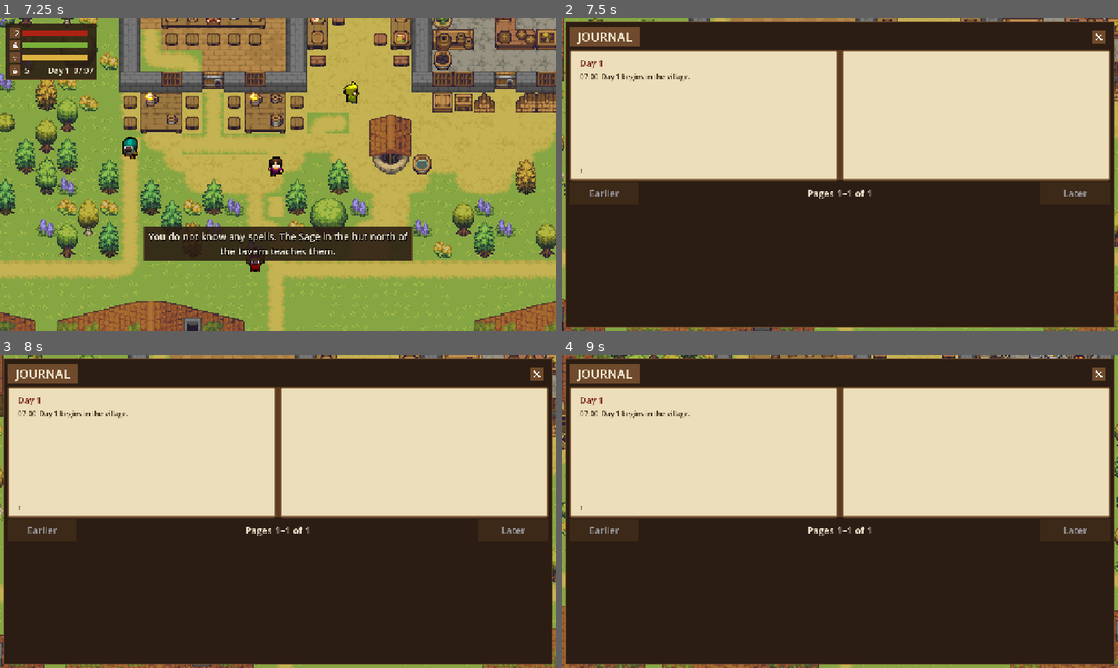
Above: before the commit, frames 1-4 (two rows, left to right).
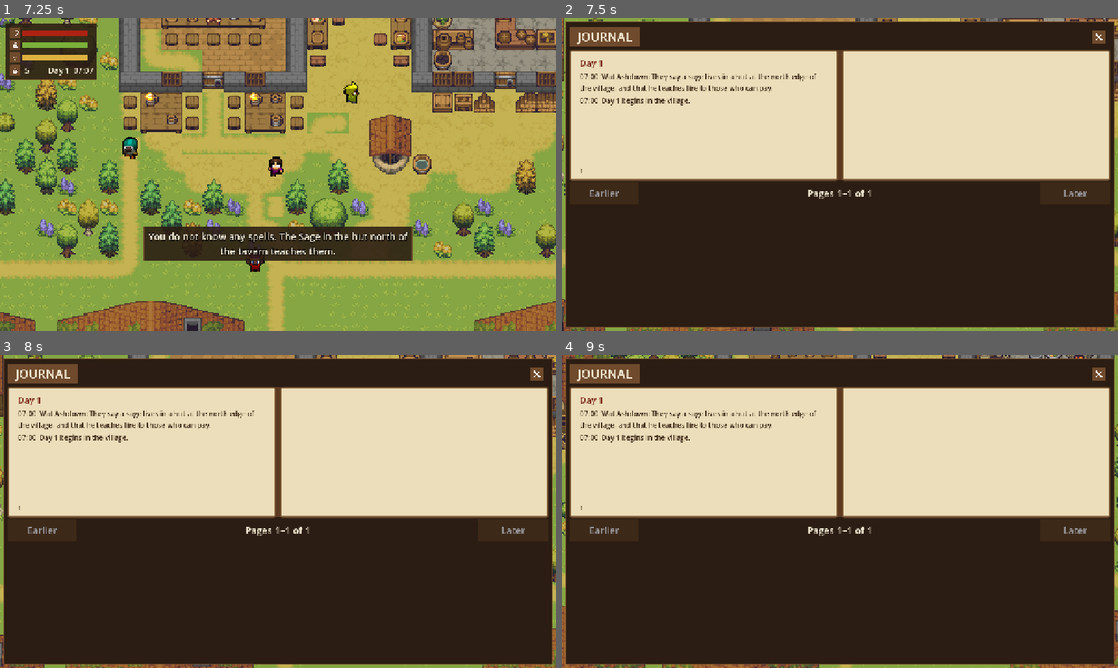
Above: after the commit, the same moments.

Repository: verbal76/My-Medieval-Life
Game: Godot game, scene res://scenes/main.tscn
The game is run twice, just before and just after one commit, with the same random seed, the same clock (stepped at 60 frames per second) and the same inputs.
Inputs (mouse positions are in pixels of both pictures, inside the frame that each line leads up to):
- Up to frame 1 (7.25 s): click "New game" at 0.5 s; click (144, 58) at 1.27 s; type "Alex" at 1.35 s; click (411, 58) at 1.5 s; type "Alex" at 1.58 s; click "Begin" at 2 s; click "Begin" at 2.75 s; tap Enter at 3.5 s; move the mouse to (400, 158) at 3.52 s; hold D (move_right) 3.53-4.25 s; tap F (fireball) at 3.6, 5.1 s; click (400, 158) at 3.67 s; drag from (166, 190) to (250, 237) at 4.27 s; move the mouse to (333, 105) at 5.02 s; hold D (move_right) 5.03-5.75 s; click (539, 36) at 5.75 s; drag from (250, 237) to (111, 127) at 6.52 s
- Up to frame 2 (7.5 s): move the mouse to (1006, 221) at 7.27 s; hold A (move_left) from 7.28 s (still down); tap B (journal) at 7.35 s
- Up to frame 3 (8 s): keep holding A (move_left); tap F (fireball) at 7.55 s
- Up to frame 4 (9 s): release A (move_left) at 8 s; tap Space (attack) at 8 s; drag from (673, 464) to (756, 433) at 8.02 s; tap Enter at 8.75 s; move the mouse to (867, 511) at 8.77 s; hold S (move_down) from 8.78 s (still down); hold - (zoom_out) from 8.78 s (still down); click (867, 511) at 8.92 s

Frame 1 is identical in both runs. In frame 2, 0.8% of the frame differs, in the area x 3-46%, y 17-28%; in frame 3, 0.8%; in frame 4, 0.8%.

Commit message:
Add the first storyline quest: learn Fireball from the sage in the north
Story quests start with every new player and every heir, and their giver shows the green
diamond until they are done. The first (owner's choice) sends the player to the sage's hut at
the north edge of the village to learn Fireball at his usual price; learning it completes the
quest. Side-quest offers skip story quests; a story quest does not fail with its giver.

run_tests: 264 checks. Local commit only (not pushed).

Co-Authored-By: Claude Opus 5.5 <noreply@anthropic.com>
Claude-Session: https://claude.ai/code/session_01Twyxni5CnEyE5LMG3EMiFY

Diff:
--- a/game/data/quests.json
+++ b/game/data/quests.json
@@ -1,12 +1,33 @@
 {
   "format": "mml-quests/1",
-  "_note": "Side quests. A villager offers one when the cond …(315 unchanged characters)… ked for, {target} by the target's name. docs/BUILD_DECISIONS.md, 'Side quests'.",
+  "_note": "Side quests. A villager offers one when the cond …(315 unchanged characters)… ked for, {target} by the target's name. Story quests ('story': true) are not offered from needs: every player starts with them, and their giver always shows the green diamond until they are done; 'learn' names a spell the giver teaches. docs/BUILD_DECISIONS.md, 'Side quests'.",
   "quests": [
+    {
+      "id": "the_sage_in_the_north",
+      "title": "The sage in the north",
+      "story": true,
+      "giver": {
+        "job": "sage"
+      },
+      "learn": "fireball",
+      "reward": 0,
+      "start": "They say a sage lives in a hut at the north edge of the village, and that he teaches fire to those who can pay.",
+      "offer": "So you found me. Fire answers to those who learn its words. Fifty coins, and I will teach you to call it.",
+      "waiting": "Fifty coins, and the fire is yours. Come back when you have them.",
+      "thanks": "Speak the words, and keep your hand steady. Fire does not forgive the careless."
+    },
     {
       "id": "ore_for_the_forge",
       "title": "Ore for the forge",
-      "giver": {"job": "smith", "fewer_than": {"iron_ore": 4}},
-      "need": {"iron_ore": 6},
+      "giver": {
+        "job": "smith",
+        "fewer_than": {
+          "iron_ore": 4
+        }
+      },
+      "need": {
+        "iron_ore": 6
+      },
       "reward": 20,
       "offer": "My forge goes cold without iron. Bring me {need} and I'll pay you twenty coins.",
       "waiting": "Still no ore? The fire won't wait forever.",
@@ -15,8 +36,15 @@
     {
       "id": "wood_for_the_hearth",
       "title": "Wood for the hearth",
-      "giver": {"job": "cook", "fewer_than": {"log": 2}},
-      "need": {"log": 5},
+      "giver": {
+        "job": "cook",
+        "fewer_than": {
+          "log": 2
+        }
+      },
+      "need": {
+        "log": 5
+      },
       "reward": 10,
       "offer": "I can't cook on a cold stove. Fetch me {need} and there's ten coins in it.",
       "waiting": "The stove's still cold. {need}, remember?",
@@ -25,8 +53,15 @@
     {
       "id": "a_new_axe",
       "title": "A new axe",
-      "giver": {"job": "woodcutter", "fewer_than": {"axe": 1}},
-      "need": {"axe": 1},
+      "giver": {
+        "job": "woodcutter",
+        "fewer_than": {
+          "axe": 1
+        }
+      },
+      "need": {
+        "axe": 1
+      },
       "reward": 30,
       "offer": "My axe broke on a knot and I can't work without one. Bring me {need} and I'll pay what it's worth.",
       "waiting": "No axe yet? Every day without one is a day without pay.",
@@ -35,8 +70,13 @@
     {
       "id": "food_for_the_family",
       "title": "Food for the family",
-      "giver": {"role": "elder", "household_food_below": 1.5},
-      "need": {"pottage": 3},
+      "giver": {
+        "role": "elder",
+        "household_food_below": 1.5
+      },
+      "need": {
+        "pottage": 3
+      },
       "reward": 4,
       "offer": "There's little in our pot and the young ones are hungry. Could you bring {need}? It's not much I can give you.",
       "waiting": "The children ask when you'll come.",
@@ -45,7 +85,9 @@
     {
       "id": "bandit_trouble",
       "title": "Bandit trouble",
-      "giver": {"robbed": true},
+      "giver": {
+        "robbed": true
+      },
       "kill": "robber",
       "reward": 12,
       "offer": "{target} robbed me on the road. Deal with that thief and I'll give you what I can.",
--- a/game/scripts/core/quests.gd
+++ b/game/scripts/core/quests.gd
@@ -36,11 +36,50 @@
 	for q in w.player.quests:
 		busy[int(q.giver)] = true
 	for t in templates():
+		if t.get("story", false):
+			continue
 		for n: NPC in w.npcs:
 			if offers.size() >= int(GameData.b("quest_max_offers")):
 				return
 			if n.alive and not offers.has(n.id) and not busy.has(n.id) and _wants(n, t):
 				offers[n.id] = t.id
+
+
+## Give the player every story quest they do not have yet and have not finished (a new game, and
+## each heir, who must learn everything anew).
+func start_story() -> void:
+	for t in templates():
+		if not t.get("story", false) or w.player.quests.any(func(q): return q.id == t.id):
+			continue
+		if t.has("learn") and w.player.spells.get(t.learn, false):
+			continue
+		var giver := _giver_of(t)
+		w.player.quests.append({"id": t.id, "giver": giver.id if giver else -1, "day": w.day(), "target": -1})
+		w.note("%s %s: %s" % [w.player.name, w.player.family, t.get("start", t.title)])
+
+
+func _giver_of(t: Dictionary) -> NPC:
+	for n: NPC in w.npcs:
+		if n.alive and _wants(n, t):
+			return n
+	return null
+
+
+## The player learned a spell: story quests that ask for it are done.
+func on_learned(spell: String) -> void:
+	for q in w.player.quests.duplicate():
+		if template(q.id).get("learn", "") == spell:
+			complete(q)
+
+
+## Who shows the green diamond: villagers with an offer, and the giver of each unfinished story quest.
+func diamond(n: NPC) -> bool:
+	if offers.has(n.id):
+		return true
+	for q in w.player.quests:
+		if int(q.giver) == n.id and template(q.id).get("story", false):
+			return true
+	return false
 
 
 func _wants(n: NPC, t: Dictionary) -> bool:
@@ -102,6 +141,8 @@
 	var t := template(q.id)
 	if t.has("need"):
 		return w.player.inv.has_all(t.need)
+	if t.has("learn"):
+		return w.player.spells.get(t.learn, false)
 	var target: NPC = w.npc(int(q.target))
 	return target == null or not target.alive
 
@@ -124,7 +165,7 @@
 	w.player.quests.erase(q)
 	n.remember("helped by %s" % w.player.name)
 	w.stat("quests_done")
-	w.note("%s %s finished \"%s\" for %s %s (%d coins)." % [w.player.name, w.player.family, t.title, n.name, n.family, pay])
+	w.note("%s %s finished \"%s\" for %s %s%s." % [w.player.name, w.player.family, t.title, n.name, n.family, (" (%d coins)" % pay) if pay > 0 else ""])
 	return pay
 
 
@@ -132,6 +173,8 @@
 func drop_failed() -> void:
 	for q in w.player.quests.duplicate():
 		var n: NPC = w.npc(int(q.giver))
+		if template(q.id).get("story", false):
+			continue                         # a story quest waits for a new giver (see start_story)
 		if n == null or not n.alive:
 			w.player.quests.erase(q)
 			w.note("\"%s\" can no longer be finished: %s." % [template(q.id).get("title", q.id), "the one who asked has died"])
--- a/game/scripts/core/world.gd
+++ b/game/scripts/core/world.gd
@@ -113,6 +113,7 @@
 	brain.dawn(false)                  # the first morning's snapshot of everyone's earnings
 	quests = Quests.new(self)
 	quests.refresh()
+	quests.start_story()
 	note("Day 1 begins in the village.")
 
 
@@ -418,6 +419,7 @@
 		var sp = map.data.spawns.player
 		heir.pos = Vector2(int(sp[0]) + 0.5, int(sp[1]) + 0.5)
 	player = heir
+	quests.start_story()                   # the heir must seek the sage again: spells are not inherited
 	# whoever was fighting the dead player has no quarrel with the heir
 	for n: NPC in npcs:
 		if n.target == -2:
--- a/game/tests/run_tests.gd
+++ b/game/tests/run_tests.gd
@@ -685,6 +685,14 @@
 func test_quests() -> void:
 	var w := new_world()
 	var p := w.player
+	var side := func() -> Array: return p.quests.filter(func(q): return not Quests.template(q.id).get("story", false))
+	# the storyline: every new player is sent to the sage in the north
+	var sage: NPC = w.npc(w.sage_id)
+	check(p.quests.any(func(q): return q.id == "the_sage_in_the_north" and int(q.giver) == sage.id), "a new game starts the story quest: the sage in the north")
+	check(w.quests.diamond(sage), "the sage shows the green diamond")
+	p.spells["fireball"] = true
+	w.quests.on_learned("fireball")
+	check(not p.quests.any(func(q): return q.id == "the_sage_in_the_north") and not w.quests.diamond(sage), "learning Fireball finishes the story quest")
 	var cook: NPC = null
 	for n: NPC in w.npcs:
 		if n.job == "cook":
@@ -697,14 +705,14 @@
 	check(w.quests.offers.size() <= int(GameData.b("quest_max_offers")), "no more offers than the cap")
 	check(w.quests.line({"id": "wood_for_the_hearth", "giver": cook.id}, "offer").contains("5 log"), "the offer names the goods")
 	var q: Dictionary = w.quests.accept(cook)
-	check(not q.is_empty() and p.quests.size() == 1 and w.quests.offer_of(cook).is_empty(), "accepting moves the offer to the player's quests")
+	check(not q.is_empty() and side.call().size() == 1 and w.quests.offer_of(cook).is_empty(), "accepting moves the offer to the player's quests")
 	check(not w.quests.ready(q), "not ready without the logs")
 	p.inv.add("log", 5)
 	cook.coins = 40
 	var coins0 := w.total_coins() - w.coin_sources
 	var logs0 := cook.inv.count("log")
 	var paid: int = w.quests.complete(q)
-	check(paid == 10 and p.quests.is_empty() and cook.inv.count("log") == logs0 + 5 and not p.inv.has("log"), "the logs go to the cook and the reward to the player (%d)" % paid)
+	check(paid == 10 and side.call().is_empty() and cook.inv.count("log") == logs0 + 5 and not p.inv.has("log"), "the logs go to the cook and the reward to the player (%d)" % paid)
 	check(w.total_coins() - w.coin_sources == coins0, "a quest reward makes no coins")
 	check(cook.memory.has("helped by %s" % p.name), "the cook remembers the help")
 	# a poor giver pays what they have
@@ -740,10 +748,14 @@
 	var w2 := World.new()
 	w2.load_dict(VillageMap.load_default(), d)
 	check(w2.quests.offers.get(giver2.id, "") == "a_new_axe" and w2.player.quests.size() == 1 and int(w2.player.quests[0].giver) == victim.id, "offers and accepted quests are saved")
+	# an heir must seek the sage again (spells are not inherited)
+	w2.damage_player(9999, "test")
+	w2.continue_as_heir()
+	check(w2.player.quests.any(func(q): return q.id == "the_sage_in_the_north"), "an heir starts the story quest again")
 	# the giver dies: the quest fails
 	w.kill(victim, "a fever")
 	w.quests.drop_failed()
-	check(w.player.quests.is_empty(), "a quest fails when its giver dies")
+	check(side.call().is_empty(), "a quest fails when its giver dies")
 	w.dispose()
 	w2.dispose()
 
Not shown, changed: docs/BUILD_DECISIONS.md
Not shown, changed: docs/SYSTEM_INTERACTION_MANIFEST.md
